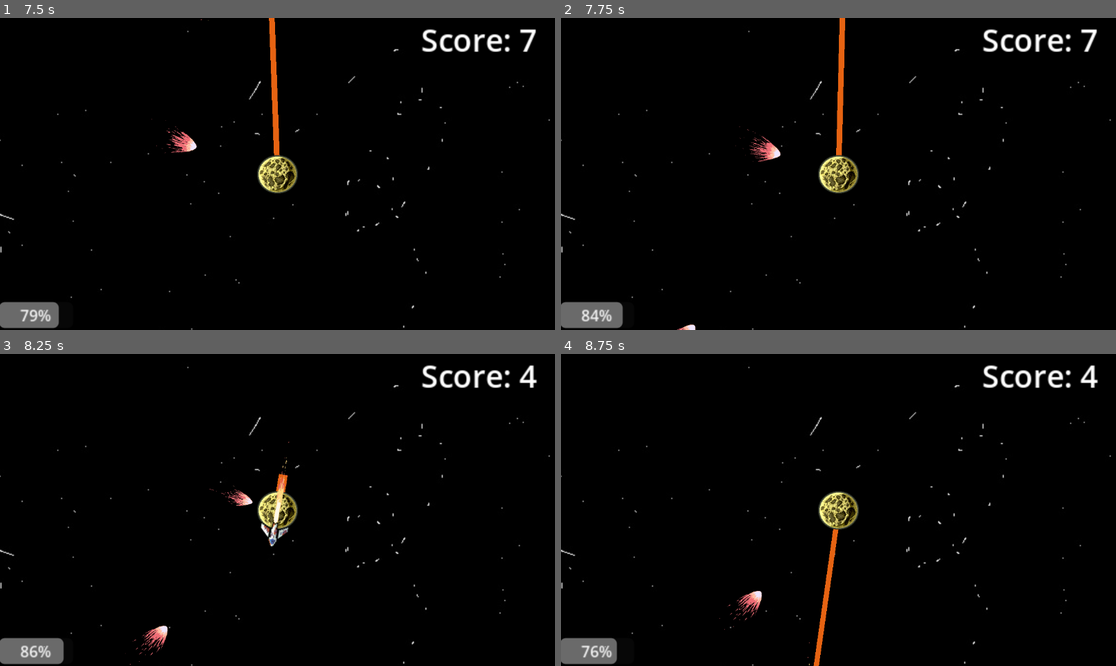
Above: before the commit, frames 1-4 (two rows, left to right).
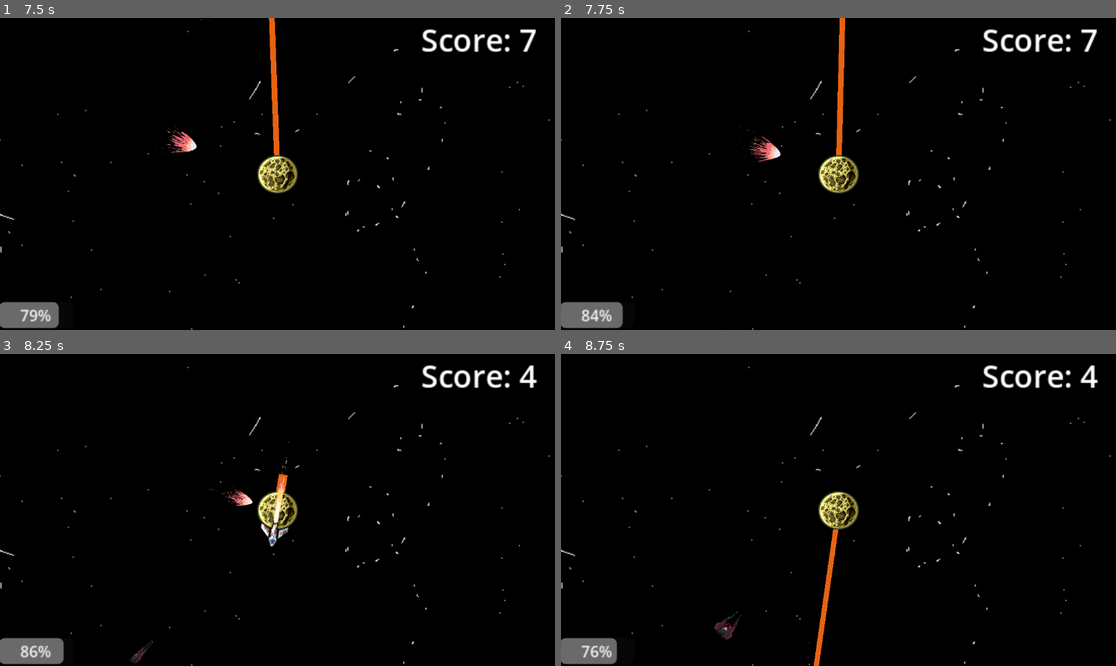
Above: after the commit, the same moments.

Repository: Fila2224/bounce-back
Game: Godot game, scene res://scenes/main_scene.tscn
Two runs of this game, one before a commit and one after it. Both use one fixed random seed, a clock stepped at 60 frames per second and the inputs below.
Inputs:
- Up to frame 1 (7.5 s): tap Enter at 0.5 s; hold D (right) 0.53-1.28 s; hold Shift (speed) 0.53-1.28 s; hold S (down) 1.28-2.03 s; tap Space (blip) at 1.35, 3.6, 5.85 s; tap Shift (speed) at 1.55, 2.85, 4.35, 6.05, 7.35 s; hold D (right) 2.03-2.78 s; hold Shift (speed) 2.03-2.78 s; hold Up (up) 2.78-3.53 s; hold Shift (speed) 3.53-4.28 s; hold Left (left) 3.53-5.03 s; hold S (down) 5.03-5.78 s; hold Shift (speed) 5.03-5.78 s; hold D (right) 5.78-6.53 s; hold Up (up) 6.53-7.28 s; hold Shift (speed) 6.53-7.28 s; hold D (right) from 7.28 s (still down)
- Up to frame 2 (7.75 s): keep holding D (right)
- Up to frame 3 (8.25 s): release D (right) at 8.03 s; hold S (down) from 8.03 s (still down); hold Shift (speed) from 8.03 s (still down); tap Space (blip) at 8.1 s
- Up to frame 4 (8.75 s): keep holding S (down); keep holding Shift (speed)

Frame 1 is identical in both runs. In frame 2, less than 0.1% of the frame differs, in the area x 20-25%, y 98-100%; in frame 3, 0.3%; in frame 4, 0.4%, in the area x 27-37%, y 75-92%.

Commit message:
fighter jet

Diff:
--- /dev/null
+++ b/scenes/enemy_fighter.tscn
@@ -0,0 +1,120 @@
+[gd_scene format=3 uid="uid://ce2q8x1nav0p4"]
+
+[ext_resource type="Texture2D" uid="uid://bi68hqt7bs0u5" path="res://assets/enemy_fighter/Evasion.png" id="1_eva"]
+[ext_resource type="Texture2D" uid="uid://bqsr5rj04u5q1" path="res://assets/enemy_fighter/Destroyed.png" id="2_des"]
+[ext_resource type="Texture2D" uid="uid://b8y1bg36hmeif" path="res://assets/enemy_fighter/Attack_2.png" id="3_att"]
+[ext_resource type="Script" path="res://scripts/enemy_fighter.gd" id="4_scr"]
+
+[sub_resource type="CircleShape2D" id="CircleShape2D_fgt"]
+radius = 16.0
+
+[sub_resource type="AtlasTexture" id="AtlasTexture_eva_0"]
+atlas = ExtResource("1_eva")
+region = Rect2(0, 0, 192, 192)
+[sub_resource type="AtlasTexture" id="AtlasTexture_eva_1"]
+atlas = ExtResource("1_eva")
+region = Rect2(192, 0, 192, 192)
+[sub_resource type="AtlasTexture" id="AtlasTexture_eva_2"]
+atlas = ExtResource("1_eva")
+region = Rect2(384, 0, 192, 192)
+[sub_resource type="AtlasTexture" id="AtlasTexture_eva_3"]
+atlas = ExtResource("1_eva")
+region = Rect2(576, 0, 192, 192)
+[sub_resource type="AtlasTexture" id="AtlasTexture_eva_4"]
+atlas = ExtResource("1_eva")
+region = Rect2(768, 0, 192, 192)
+[sub_resource type="AtlasTexture" id="AtlasTexture_eva_5"]
+atlas = ExtResource("1_eva")
+region = Rect2(960, 0, 192, 192)
+[sub_resource type="AtlasTexture" id="AtlasTexture_eva_6"]
+atlas = ExtResource("1_eva")
+region = Rect2(1152, 0, 192, 192)
+[sub_resource type="AtlasTexture" id="AtlasTexture_eva_7"]
+atlas = ExtResource("1_eva")
+region = Rect2(1344, 0, 192, 192)
+
+[sub_resource type="AtlasTexture" id="AtlasTexture_des_0"]
+atlas = ExtResource("2_des")
+region = Rect2(0, 0, 192, 192)
+[sub_resource type="AtlasTexture" id="AtlasTexture_des_1"]
+atlas = ExtResource("2_des")
+region = Rect2(192, 0, 192, 192)
+[sub_resource type="AtlasTexture" id="AtlasTexture_des_2"]
+atlas = ExtResource("2_des")
+region = Rect2(384, 0, 192, 192)
+[sub_resource type="AtlasTexture" id="AtlasTexture_des_3"]
+atlas = ExtResource("2_des")
+region = Rect2(576, 0, 192, 192)
+[sub_resource type="AtlasTexture" id="AtlasTexture_des_4"]
+atlas = ExtResource("2_des")
+region = Rect2(768, 0, 192, 192)
+[sub_resource type="AtlasTexture" id="AtlasTexture_des_5"]
+atlas = ExtResource("2_des")
+region = Rect2(960, 0, 192, 192)
+[sub_resource type="AtlasTexture" id="AtlasTexture_des_6"]
+atlas = ExtResource("2_des")
+region = Rect2(1152, 0, 192, 192)
+[sub_resource type="AtlasTexture" id="AtlasTexture_des_7"]
+atlas = ExtResource("2_des")
+region = Rect2(1344, 0, 192, 192)
+[sub_resource type="AtlasTexture" id="AtlasTexture_des_8"]
+atlas = ExtResource("2_des")
+region = Rect2(1536, 0, 192, 192)
+[sub_resource type="AtlasTexture" id="AtlasTexture_des_9"]
+atlas = ExtResource("2_des")
+region = Rect2(1728, 0, 192, 192)
+[sub_resource type="AtlasTexture" id="AtlasTexture_des_10"]
+atlas = ExtResource("2_des")
+region = Rect2(1920, 0, 192, 192)
+[sub_resource type="AtlasTexture" id="AtlasTexture_des_11"]
+atlas = ExtResource("2_des")
+region = Rect2(2112, 0, 192, 192)
+[sub_resource type="AtlasTexture" id="AtlasTexture_des_12"]
+atlas = ExtResource("2_des")
+region = Rect2(2304, 0, 192, 192)
+[sub_resource type="AtlasTexture" id="AtlasTexture_des_13"]
+atlas = ExtResource("2_des")
+region = Rect2(2496, 0, 192, 192)
+[sub_resource type="AtlasTexture" id="AtlasTexture_des_14"]
+atlas = ExtResource("2_des")
+region = Rect2(2688, 0, 192, 192)
+
+[sub_resource type="AtlasTexture" id="AtlasTexture_att_0"]
+atlas = ExtResource("3_att")
+region = Rect2(0, 0, 192, 192)
+[sub_resource type="AtlasTexture" id="AtlasTexture_att_1"]
+atlas = ExtResource("3_att")
+region = Rect2(192, 0, 192, 192)
+
+[sub_resource type="SpriteFrames" id="SpriteFrames_fighter"]
+animations = [{
+"frames": [{"duration": 1.0, "texture": SubResource("AtlasTexture_eva_0")}, {"duration": 1.0, "texture": SubResource("AtlasTexture_eva_1")}, {"duration": 1.0, "texture": SubResource("AtlasTexture_eva_2")}, {"duration": 1.0, "texture": SubResource("AtlasTexture_eva_3")}, {"duration": 1.0, "texture": SubResource("AtlasTexture_eva_4")}, {"duration": 1.0, "texture": SubResource("AtlasTexture_eva_5")}, {"duration": 1.0, "texture": SubResource("AtlasTexture_eva_6")}, {"duration": 1.0, "texture": SubResource("AtlasTexture_eva_7")}],
+"loop": true,
+"name": &"evasion",
+"speed": 10.0
+}, {
+"frames": [{"duration": 1.0, "texture": SubResource("AtlasTexture_des_0")}, {"duration": 1.0, "texture": SubResource("AtlasTexture_des_1")}, {"duration": 1.0, "texture": SubResource("AtlasTexture_des_2")}, {"duration": 1.0, "texture": SubResource("AtlasTexture_des_3")}, {"duration": 1.0, "texture": SubResource("AtlasTexture_des_4")}, {"duration": 1.0, "texture": SubResource("AtlasTexture_des_5")}, {"duration": 1.0, "texture": SubResource("AtlasTexture_des_6")}, {"duration": 1.0, "texture": SubResource("AtlasTexture_des_7")}, {"duration": 1.0, "texture": SubResource("AtlasTexture_des_8")}, {"duration": 1.0, "texture": SubResource("AtlasTexture_des_9")}, {"duration": 1.0, "texture": SubResource("AtlasTexture_des_10")}, {"duration": 1.0, "texture": SubResource("AtlasTexture_des_11")}, {"duration": 1.0, "texture": SubResource("AtlasTexture_des_12")}, {"duration": 1.0, "texture": SubResource("AtlasTexture_des_13")}, {"duration": 1.0, "texture": SubResource("AtlasTexture_des_14")}],
+"loop": false,
+"name": &"destroyed",
+"speed": 16.0
+}, {
+"frames": [{"duration": 1.0, "texture": SubResource("AtlasTexture_att_0")}, {"duration": 1.0, "texture": SubResource("AtlasTexture_att_1")}, {"duration": 1.0, "texture": SubResource("AtlasTexture_att_0")}, {"duration": 1.0, "texture": SubResource("AtlasTexture_att_1")}],
+"loop": false,
+"name": &"attack_2",
+"speed": 8.0
+}]
+
+[node name="enemy_fighter" type="CharacterBody2D"]
+script = ExtResource("4_scr")
+
+[node name="Area2D" type="Area2D" parent="."]
+
+[node name="CollisionShape2D" type="CollisionShape2D" parent="Area2D"]
+shape = SubResource("CircleShape2D_fgt")
+
+[node name="AnimatedSprite2D" type="AnimatedSprite2D" parent="."]
+scale = Vector2(0.35, 0.35)
+offset = Vector2(-23, 0)
+sprite_frames = SubResource("SpriteFrames_fighter")
+animation = &"evasion"
+autoplay = "evasion"
--- a/scenes/main_scene.tscn
+++ b/scenes/main_scene.tscn
@@ -7,10 +7,10 @@
 [ext_resource type="Script" uid="uid://plwc1imrhodc" path="res://scripts/main_scene.gd" id="6_main"]
 [ext_resource type="Script" uid="uid://v6wkp3rltiu1" path="res://scenes/progress_bar.gd" id="6_rt2n2"]
 
-[node name="main_scene" type="Node2D"]
+[node name="main_scene" type="Node2D" unique_id=1007448305]
 script = ExtResource("6_main")
 
-[node name="score" type="Label" parent="."]
+[node name="score" type="Label" parent="." unique_id=1665868358]
 offset_left = 149.0
 offset_top = -162.0
 offset_right = 288.0
@@ -20,33 +20,33 @@
 theme_override_font_sizes/font_size = 32
 text = "Score: 10"
 
-[node name="moon-center" parent="." instance=ExtResource("2_pw63i")]
+[node name="moon-center" parent="." unique_id=1818641906 instance=ExtResource("2_pw63i")]
 scale = Vector2(0.3984375, 0.375)
 
-[node name="Camera2D" type="Camera2D" parent="moon-center"]
+[node name="Camera2D" type="Camera2D" parent="moon-center" unique_id=1809008716]
 position = Vector2(0, 2.3841858e-07)
 scale = Vector2(2.509804, 2.6666667)
 zoom = Vector2(2, 2)
 
-[node name="rocket" parent="." node_paths=PackedStringArray("planet") instance=ExtResource("3_7ykc4")]
+[node name="rocket" parent="." unique_id=1900197616 node_paths=PackedStringArray("planet") instance=ExtResource("3_7ykc4")]
 position = Vector2(0, -40)
 planet = NodePath("../moon-center")
 
-[node name="Line2D" type="Line2D" parent="." groups=["line"]]
+[node name="Line2D" type="Line2D" parent="." unique_id=206474877 groups=["line"]]
 z_index = -5
 default_color = Color(1, 0.43137255, 0.078431375, 0.9019608)
 script = ExtResource("4_pu3yx")
 
-[node name="MeteorTimer" type="Timer" parent="."]
+[node name="MeteorTimer" type="Timer" parent="." unique_id=1115317370]
 wait_time = 2.5
 autostart = true
 
-[node name="background" type="Sprite2D" parent="."]
+[node name="background" type="Sprite2D" parent="." unique_id=1190443400]
 z_index = -10
 position = Vector2(19, 6)
 texture = ExtResource("1_0f027")
 
-[node name="ProgressBar" type="ProgressBar" parent="."]
+[node name="ProgressBar" type="ProgressBar" parent="." unique_id=307618693]
 offset_left = -289.0
 offset_top = 133.0
 offset_right = -212.0
@@ -54,5 +54,5 @@
 step = 0.0
 script = ExtResource("6_rt2n2")
 
-[node name="Timer" type="Timer" parent="ProgressBar"]
+[node name="Timer" type="Timer" parent="ProgressBar" unique_id=261454197]
 wait_time = 0.05
--- /dev/null
+++ b/scripts/enemy_fighter.gd
@@ -0,0 +1,90 @@
+extends CharacterBody2D
+
+signal hit_moon
+signal hit_rocket
+
+@onready var moon_center: Node2D = $"../moon-center"
+@onready var anim: AnimatedSprite2D = $AnimatedSprite2D
+@onready var area_2d: Area2D = $Area2D
+
+## Rychlost letu stíhačky (o něco pomalejší než meteory, které mají 100)
+@export var speed: float = 75.0
+
+var is_dead: bool = false
+
+func _ready() -> void:
+	if not moon_center and get_parent():
+		moon_center = get_parent().get_node_or_null("moon-center")
+
+	if area_2d:
+		area_2d.body_entered.connect(_on_body_entered)
+		area_2d.area_entered.connect(_on_area_entered)
+
+	if anim:
+		anim.animation_finished.connect(_on_animation_finished)
+		anim.play("evasion")
+
+func _physics_process(delta: float) -> void:
+	if is_dead:
+		return
+
+	if not moon_center:
+		return
+
+	# Otáčení čelem k měsíci (sprite má špičku doprava, takže rotation přímo odpovídá úhlu směru)
+	var dir := (moon_center.global_position - global_position).normalized()
+	if dir != Vector2.ZERO:
+		rotation = dir.angle()
+
+	global_position = global_position.move_toward(moon_center.global_position, speed * delta)
+
+	# Záložní detekce nárazu na povrch měsíce (poloměr měsíce cca 20 px)
+	if global_position.distance_to(moon_center.global_position) <= 22.0:
+		on_hit_moon()
+
+func _on_body_entered(body: Node2D) -> void:
+	if is_dead:
+		return
+
+	# 1. Zásah naší raketou
+	if body.name == "rocket" or body.is_in_group("rocket"):
+		on_hit_rocket()
+	# 2. Zásah měsíce
+	elif body.name == "moon-center" or body.get_parent() == moon_center or body.is_in_group("moon"):
+		on_hit_moon()
+
+func _on_area_entered(area: Area2D) -> void:
+	if is_dead:
+		return
+	if area.get_parent() and (area.get_parent().name == "rocket" or area.get_parent().is_in_group("rocket")):
+		on_hit_rocket()
+
+## Zničení stíhačky naší raketou -> animace 'destroyed'
+func on_hit_rocket() -> void:
+	if is_dead:
+		return
+	is_dead = true
+	hit_rocket.emit()
+	print("Stíhačka zničena raketou! (+3 body)")
+
+	if anim:
+		anim.play("destroyed")
+	else:
+		queue_free()
+
+## Dotyk stíhačky s měsícem -> animace 'attack_2'
+func on_hit_moon() -> void:
+	if is_dead:
+		return
+	is_dead = true
+	hit_moon.emit()
+	print("Stíhačka zaútočila na měsíc! (-5 bodů)")
+
+	if anim:
+		anim.play("attack_2")
+	else:
+		queue_free()
+
+func _on_animation_finished() -> void:
+	if anim and (anim.animation == "destroyed" or anim.animation == "attack_2"):
+		queue_free()
--- a/scripts/main_scene.gd
+++ b/scripts/main_scene.gd
@@ -4,6 +4,11 @@
 @export var score_label: Label
 
 @export var meteor_scene: PackedScene = preload("res://scenes/meteor.tscn")
+@export var fighter_scene: PackedScene = preload("res://scenes/enemy_fighter.tscn")
+
+## Šance na spawnutí stíhačky místo meteoru (0.20 odpovídá poměru 1 stíhačka na 4 meteory)
+@export var fighter_spawn_chance: float = 0.20
+
 @export var spawn_interval: float = 2.5
 @export var spawn_interval_variation: float = 0.5
 @export var spawn_margin: float = 40.0
@@ -23,7 +28,7 @@
 		spawn_timer.start()
 
 func _on_meteor_timer_timeout() -> void:
-	spawn_meteor()
+	spawn_enemy()
 	if spawn_timer:
 		var next_time := maxf(0.8, spawn_interval + randf_range(-spawn_interval_variation, spawn_interval_variation))
 		spawn_timer.wait_time = next_time
@@ -41,16 +46,23 @@
 	var spawn_pos := Vector2.ZERO
 
 	match side:
-		0: # up
+		0: # Nahoře
 			spawn_pos = Vector2(randf_range(-half_w, half_w), -half_h)
-		1: # down
+		1: # Dole
 			spawn_pos = Vector2(randf_range(-half_w, half_w), half_h)
-		2: # left
+		2: # Vlevo
 			spawn_pos = Vector2(-half_w, randf_range(-half_h, half_h))
-		3: # right
+		3: # Vpravo
 			spawn_pos = Vector2(half_w, randf_range(-half_h, half_h))
 
 	return center + spawn_pos
+
+## Vybere a vygeneruje nepřítele (stíhačku nebo meteor v poměru 1:4)
+func spawn_enemy() -> void:
+	if randf() < fighter_spawn_chance and fighter_scene:
+		spawn_fighter()
+	else:
+		spawn_meteor()
 
 func spawn_meteor() -> void:
 	if not meteor_scene:
@@ -69,11 +81,38 @@
 
 	add_child(meteor)
 
+func spawn_fighter() -> void:
+	if not fighter_scene:
+		return
+
+	var fighter := fighter_scene.instantiate() as Node2D
+	fighter.global_position = get_random_screen_edge_position()
+
+	if "moon_center" in fighter and moon_center:
+		fighter.moon_center = moon_center
+
+	if fighter.has_signal("hit_rocket"):
+		fighter.hit_rocket.connect(_on_fighter_hit_rocket)
+	if fighter.has_signal("hit_moon"):
+		fighter.hit_moon.connect(_on_fighter_hit_moon)
+
+	add_child(fighter)
+
+## Meteor zničen raketou -> +1 bod
 func _on_meteor_hit_rocket() -> void:
 	add_score(1)
 
+## Meteor zasáhl měsíc -> -3 body
 func _on_meteor_hit_moon() -> void:
 	add_score(-3)
+
+## Stíhačka zničena raketou -> +3 body
+func _on_fighter_hit_rocket() -> void:
+	add_score(3)
+
+## Stíhačka zasáhla měsíc -> -5 bodů
+func _on_fighter_hit_moon() -> void:
+	add_score(-5)
 
 func add_score(amount: int) -> void:
 	score += amount
Binary file added: assets/enemy_fighter/Attack_2.png
Not shown, added: assets/enemy_fighter/Attack_2.png.import
Binary file removed: assets/enemy_fighter/Damage.png
Binary file added: assets/enemy_fighter/Evasion.png
Not shown, changed: assets/enemy_fighter/Evasion.png.import
Not shown: 1 places in scenes/main_scene.tscn that only renumber resources
Not shown, added: scripts/enemy_fighter.gd.uid
